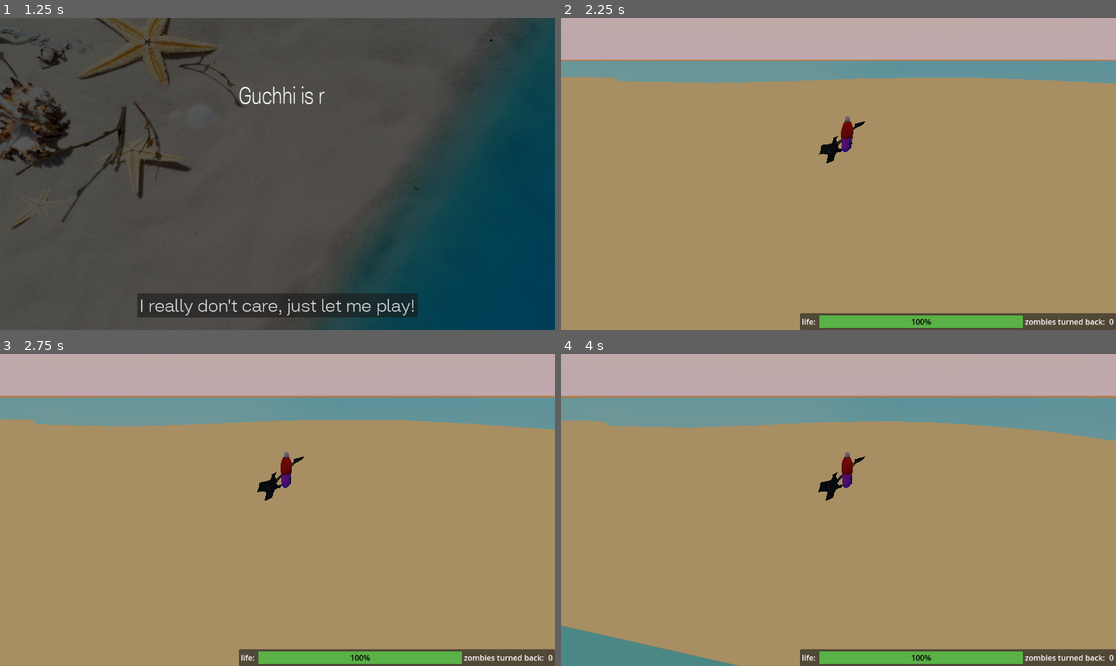
Above: before the commit, frames 1-4 (two rows, left to right).
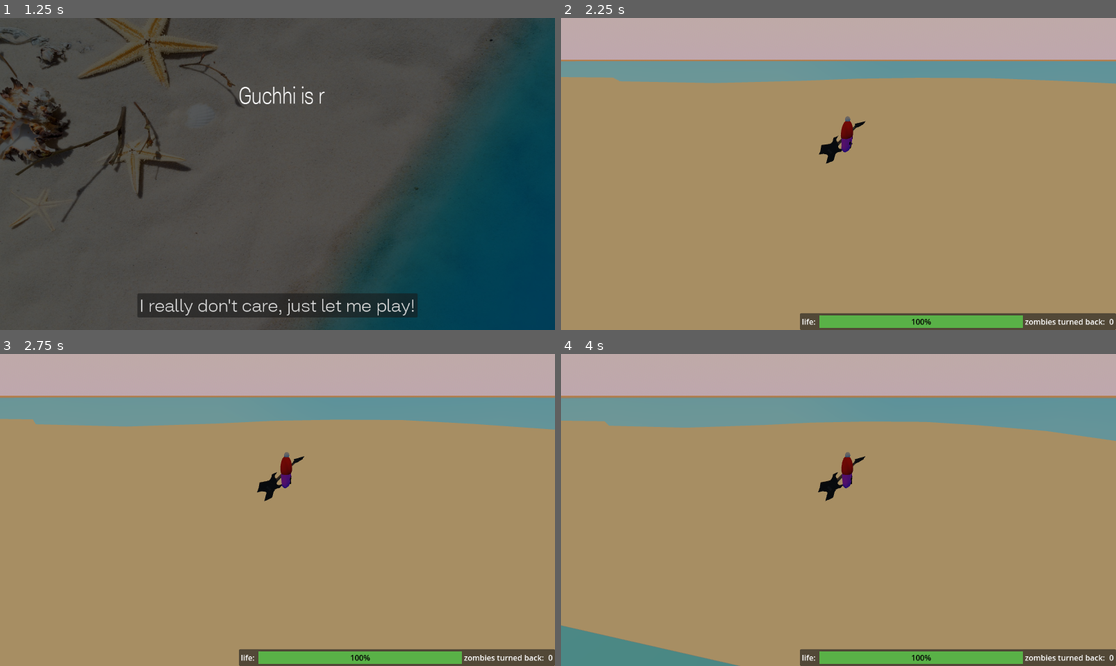
Above: after the commit, the same moments.

Repository: ChickenStorm/epic_game_jam_2023
Game: Godot game, scene res://menu/MainMenu.tscn
Two runs of this game, one before a commit and one after it. Both use one fixed random seed, a clock stepped at 60 frames per second and the inputs below. Sound files missing from this copy of the repository are replaced by a short silence.
Inputs (mouse positions are in pixels of both pictures, inside the frame that each line leads up to):
- Up to frame 1 (1.25 s): click "I want to start my super rela…" at 0.5 s
- Up to frame 2 (2.25 s): click "I really don't care, just let…" at 1.25 s; tap Enter at 2 s; move the mouse to (960, 158) at 2.02 s; press the mouse at (960, 158) at 2.03 s; hold D (move_right) from 2.03 s (still down)
- Up to frame 3 (2.75 s): keep holding D (move_right); tap Space (jump) at 2.27, 2.3, 2.57 s
- Up to frame 4 (4 s): move the mouse to (727, 525) at 2.77 s; release D (move_right) at 2.78 s; release the mouse at (727, 525) at 2.78 s; hold S (move_back) 2.78-3.53 s; tap Space (jump) at 2.85, 3.02, 3.32, 3.8 s; click (727, 525) at 3.05 s; move the mouse to (894, 441) at 3.52 s; press the mouse at (894, 441) at 3.53 s; hold D (move_right) from 3.53 s (still down)

Frame 1 is identical in both runs. In frame 2, 0.1% of the frame differs, in the area x 0-100%, y 13-47%; in frame 3, 0.1%; in frame 4, 0.2%, in the area x 1-100%, y 14-48%.

Commit message:
fixes

Diff:
--- a/main.tscn
+++ b/main.tscn
@@ -25,7 +25,7 @@
 autoplay = true
 
 [node name="Timer" type="Timer" parent="BackgroundAudioManager"]
-wait_time = 5.0
+wait_time = 0.5
 
 [node name="CanvasLayer" type="CanvasLayer" parent="."]
 
--- a/menu/GameOver.gd
+++ b/menu/GameOver.gd
@@ -3,7 +3,11 @@
 
 # Called when the node enters the scene tree for the first time.
 func _ready():
-	pass # Replace with function body.
+	$AudioStreamPlayer.connect("finished", _replay_music)
+
+
+func _replay_music():
+	$AudioStreamPlayer.play()
 
 
 # Called every frame. 'delta' is the elapsed time since the previous frame.
--- a/menu/GameOver.tscn
+++ b/menu/GameOver.tscn
@@ -1,8 +1,9 @@
-[gd_scene load_steps=4 format=3 uid="uid://ka43at5v67kj"]
+[gd_scene load_steps=5 format=3 uid="uid://ka43at5v67kj"]
 
 [ext_resource type="Script" path="res://menu/GameOver.gd" id="1_pmdpq"]
 [ext_resource type="Texture2D" uid="uid://whmefxjtna0k" path="res://menu/gladis-failure.jpg" id="2_ky6yn"]
 [ext_resource type="FontFile" uid="uid://b2fjsai516wbi" path="res://menu/SalmaAlfasans-Light.otf" id="3_xp0o6"]
+[ext_resource type="AudioStream" uid="uid://pu6h2diag8j8" path="res://resources/audio/FUNK_Mix.mp3" id="4_bpi3c"]
 
 [node name="GameOver" type="Control"]
 layout_mode = 3
@@ -107,5 +108,10 @@
 theme_override_font_sizes/font_size = 36
 text = "Byeeee"
 
+[node name="AudioStreamPlayer" type="AudioStreamPlayer" parent="."]
+stream = ExtResource("4_bpi3c")
+volume_db = -4.0
+autoplay = true
+
 [connection signal="pressed" from="Retry" to="." method="_on_retry_pressed"]
 [connection signal="pressed" from="Quit" to="." method="_on_quit_pressed"]
--- a/menu/GameSuccess.gd
+++ b/menu/GameSuccess.gd
@@ -3,8 +3,11 @@
 
 # Called when the node enters the scene tree for the first time.
 func _ready():
-	pass # Replace with function body.
+	$AudioStreamPlayer.connect("finished", _replayer_music)
 
+
+func _replayer_music():
+	$AudioStreamPlayer.play()
 
 # Called every frame. 'delta' is the elapsed time since the previous frame.
 func _process(delta):
--- a/menu/GameSuccess.tscn
+++ b/menu/GameSuccess.tscn
@@ -1,8 +1,9 @@
-[gd_scene load_steps=4 format=3 uid="uid://dkap6n3pck3ui"]
+[gd_scene load_steps=5 format=3 uid="uid://dkap6n3pck3ui"]
 
 [ext_resource type="Script" path="res://menu/GameSuccess.gd" id="1_37bfy"]
 [ext_resource type="Texture2D" uid="uid://cp6s2so28epqr" path="res://menu/gladis-success.jpg" id="2_ek2h2"]
 [ext_resource type="FontFile" uid="uid://b2fjsai516wbi" path="res://menu/SalmaAlfasans-Light.otf" id="3_foc1v"]
+[ext_resource type="AudioStream" uid="uid://bxvnnti15wv7s" path="res://resources/audio/METAL_Mix.mp3" id="4_0igom"]
 
 [node name="GameSuccess" type="Control"]
 layout_mode = 3
@@ -89,4 +90,9 @@
 theme_override_font_sizes/font_size = 36
 text = "Back main menu"
 
+[node name="AudioStreamPlayer" type="AudioStreamPlayer" parent="."]
+stream = ExtResource("4_0igom")
+volume_db = -4.0
+autoplay = true
+
 [connection signal="pressed" from="BackToMain" to="." method="_on_back_to_main_pressed"]
--- a/menu/MainMenu.gd
+++ b/menu/MainMenu.gd
@@ -1,12 +1,15 @@
 extends Node
 
 
-# Called when the node enters the scene tree for the first time.
 func _ready():
 	$VBoxContainer/Start.grab_focus()
+	$AudioStreamPlayer.connect("finished", _replay_music)
 
 
-# Called every frame. 'delta' is the elapsed time since the previous frame.
+func _replay_music():
+	$AudioStreamPlayer.play()
+
+
 func _process(delta):
 	pass
 
--- a/menu/MainMenu.tscn
+++ b/menu/MainMenu.tscn
@@ -1,8 +1,9 @@
-[gd_scene load_steps=4 format=3 uid="uid://dymuupdm565uk"]
+[gd_scene load_steps=5 format=3 uid="uid://dymuupdm565uk"]
 
 [ext_resource type="Script" path="res://menu/MainMenu.gd" id="1_bd3cy"]
 [ext_resource type="FontFile" uid="uid://b2fjsai516wbi" path="res://menu/SalmaAlfasans-Light.otf" id="2_8rei5"]
 [ext_resource type="Texture2D" uid="uid://c50rvf2lk582g" path="res://menu/beach.jpg" id="3_v6xri"]
+[ext_resource type="AudioStream" uid="uid://pu6h2diag8j8" path="res://resources/audio/FUNK_Mix.mp3" id="4_s3cwh"]
 
 [node name="MainMenu" type="Control"]
 layout_mode = 3
@@ -53,5 +54,10 @@
 texture = ExtResource("3_v6xri")
 expand_mode = 1
 
+[node name="AudioStreamPlayer" type="AudioStreamPlayer" parent="."]
+stream = ExtResource("4_s3cwh")
+volume_db = -4.0
+autoplay = true
+
 [connection signal="pressed" from="VBoxContainer/Start" to="." method="_on_start_pressed"]
 [connection signal="pressed" from="VBoxContainer/Quit" to="." method="_on_quit_pressed"]
--- a/menu/story/StoryIntro.gd
+++ b/menu/story/StoryIntro.gd
@@ -19,6 +19,11 @@
 func _ready():
 	start_dialogue()
 	$Start.hide()
+	$AudioStreamPlayer.connect("finished", _replay_music)
+
+
+func _replay_music():
+	$AudioStreamPlayer.play()
 
 
 func start_dialogue():
--- a/menu/story/StoryIntro.tscn
+++ b/menu/story/StoryIntro.tscn
@@ -1,8 +1,9 @@
-[gd_scene load_steps=4 format=3 uid="uid://bfw3w77r7lynn"]
+[gd_scene load_steps=5 format=3 uid="uid://bfw3w77r7lynn"]
 
 [ext_resource type="Script" path="res://menu/story/StoryIntro.gd" id="1_0njer"]
 [ext_resource type="FontFile" uid="uid://b2fjsai516wbi" path="res://menu/SalmaAlfasans-Light.otf" id="2_1m31l"]
 [ext_resource type="Texture2D" uid="uid://c50rvf2lk582g" path="res://menu/beach.jpg" id="3_btd8q"]
+[ext_resource type="AudioStream" uid="uid://pu6h2diag8j8" path="res://resources/audio/FUNK_Mix.mp3" id="4_uauuj"]
 
 [node name="StoryIntro" type="Control"]
 layout_mode = 3
@@ -88,6 +89,11 @@
 mouse_filter = 2
 color = Color(0, 0, 0, 0.65098)
 
+[node name="AudioStreamPlayer" type="AudioStreamPlayer" parent="."]
+stream = ExtResource("4_uauuj")
+volume_db = -4.0
+autoplay = true
+
 [connection signal="timeout" from="NextChar" to="." method="_on_next_char_timeout"]
 [connection signal="timeout" from="NextMsg" to="." method="_on_next_msg_timeout"]
 [connection signal="pressed" from="Start" to="." method="_on_start_pressed"]
--- a/project.godot
+++ b/project.godot
@@ -13,7 +13,13 @@
 config/name="Owner avatarepic_game_jam_2023"
 run/main_scene="res://menu/MainMenu.tscn"
 config/features=PackedStringArray("4.0", "Forward Plus")
+boot_splash/show_image=false
+boot_splash/image="res://menu/beach.jpg"
 config/icon="res://icon.svg"
+
+[display]
+
+window/size/mode=2
 
 [input]
 
@@ -48,3 +54,9 @@
 "events": [Object(InputEventKey,"resource_local_to_scene":false,"resource_name":"","device":-1,"window_id":0,"alt_pressed":false,"shift_pressed":false,"ctrl_pressed":false,"meta_pressed":false,"pressed":false,"keycode":0,"physical_keycode":83,"key_label":0,"unicode":115,"echo":false,"script":null)
 ]
 }
+
+[rendering]
+
+anti_aliasing/quality/msaa_2d=1
+anti_aliasing/quality/msaa_3d=1
+anti_aliasing/quality/screen_space_aa=1
--- a/weapon/weapon.gd
+++ b/weapon/weapon.gd
@@ -11,7 +11,7 @@
 	set = set_angle
 
 @onready var range_area = $Range
-
+@onready var attractor = $GPUParticlesAttractorBox3D
 
 func _ready():
 	scale_range()
@@ -23,7 +23,7 @@
 
 
 func attack():
-	$CPUParticles3D.emitting = true
+	$GPUParticles3D.emitting = true
 	for node in range_area.get_overlapping_bodies():
 		if node is Zombie:
 			node.currentHealth -= damage
--- a/weapon/weapon.tscn
+++ b/weapon/weapon.tscn
@@ -1,10 +1,20 @@
-[gd_scene load_steps=5 format=3 uid="uid://cal7tiyimf2vu"]
+[gd_scene load_steps=7 format=3 uid="uid://cal7tiyimf2vu"]
 
 [ext_resource type="Script" path="res://weapon/weapon.gd" id="1_va6k0"]
 [ext_resource type="ArrayMesh" uid="uid://brltjr87rrprv" path="res://weapon/GuitareTr0pD4rk.obj" id="2_l0md2"]
 [ext_resource type="Material" uid="uid://g47xmv3b1en1" path="res://weapon/metal.tres" id="3_oxon2"]
 
 [sub_resource type="TextMesh" id="TextMesh_60et6"]
+material = ExtResource("3_oxon2")
+text = "🎶"
+
+[sub_resource type="ParticleProcessMaterial" id="ParticleProcessMaterial_3nokl"]
+spread = 40.0
+flatness = 0.4
+initial_velocity_min = 10.0
+initial_velocity_max = 10.0
+
+[sub_resource type="TextMesh" id="TextMesh_u2gn5"]
 material = ExtResource("3_oxon2")
 text = "🎶"
 
@@ -28,6 +38,7 @@
 mesh = ExtResource("2_l0md2")
 
 [node name="CPUParticles3D" type="CPUParticles3D" parent="."]
+visible = false
 emitting = false
 amount = 40
 one_shot = true
@@ -36,5 +47,21 @@
 mesh = SubResource("TextMesh_60et6")
 flatness = 0.4
 gravity = Vector3(0, -4, 0)
-initial_velocity_min = 5.0
-initial_velocity_max = 5.0
+initial_velocity_min = 15.0
+initial_velocity_max = 15.0
+
+[node name="GPUParticles3D" type="GPUParticles3D" parent="."]
+emitting = false
+amount = 40
+one_shot = true
+explosiveness = 0.5
+randomness = 0.5
+fixed_fps = 60
+process_material = SubResource("ParticleProcessMaterial_3nokl")
+draw_pass_1 = SubResource("TextMesh_u2gn5")
+
+[node name="GPUParticlesAttractorBox3D" type="GPUParticlesAttractorBox3D" parent="."]
+transform = Transform3D(-4.37114e-08, 0, -1, 0, 1, 0, 1, 0, -4.37114e-08, 0, 0, 0)
+strength = 20.0
+directionality = 1.0
+size = Vector3(8, 8, 8)
--- a/world/decoration/tree.tscn
+++ b/world/decoration/tree.tscn
@@ -48,5 +48,5 @@
 [node name="StaticBody3D" type="StaticBody3D" parent="."]
 
 [node name="CollisionShape3D" type="CollisionShape3D" parent="StaticBody3D"]
-transform = Transform3D(1, 0, 0, 0, 1, 0, 0, 0, 1, 0, -0.0625002, 0)
+transform = Transform3D(1, 0, 0, 0, 1, 0, 0, 0, 1, 0, -0.125, 0)
 shape = SubResource("CylinderShape3D_k11mh")
--- a/world/island.gd
+++ b/world/island.gd
@@ -90,8 +90,14 @@
 	current_spawner.append(p_spawn)
 	add_child(p_spawn)
 
+
+
 	while current_difficulty < target_diff:
-		var node = SPAWNER[rng.randi_range(0, SPAWNER.size()-1)].instantiate()
+		var node
+		if current_spawner.size() < SPAWNER.size():
+			node = SPAWNER[current_spawner.size()].instantiate()
+		else:
+			node = SPAWNER[rng.randi_range(0, SPAWNER.size()-1)].instantiate()
 		node._generate(level)
 		add_child(node)
 		var pos = random_position()
--- a/world/logic/tree_spawner.gd
+++ b/world/logic/tree_spawner.gd
@@ -21,10 +21,10 @@
 			y = rng.randf_range(-range, range)
 			ok_pos = true
 			for z in array_z:
-				if z.distance_to(Vector3(x, 4, y)) <= 1:
+				if z.distance_to(Vector3(x, 3, y)) <= 1:
 					ok_pos = false
 					break
-		array_z.append(Vector3(x, 4, y))
+		array_z.append(Vector3(x, 3, y))
 	for v in array_z:
 		var node = TREE.instantiate()
 		node.position = position + v
--- a/world/logic/wall_spawner.tscn
+++ b/world/logic/wall_spawner.tscn
@@ -1,6 +1,7 @@
-[gd_scene load_steps=3 format=3 uid="uid://bkwrlenxv41jk"]
+[gd_scene load_steps=4 format=3 uid="uid://bkwrlenxv41jk"]
 
 [ext_resource type="Script" path="res://world/logic/wall_spawner.gd" id="1_1t6kv"]
+[ext_resource type="PackedScene" uid="uid://c6qlso3ds0ort" path="res://world/decoration/ZombieHead.tscn" id="2_f4uda"]
 
 [sub_resource type="SphereShape3D" id="SphereShape3D_1obwr"]
 
@@ -14,3 +15,21 @@
 transform = Transform3D(1, 0, 0, 0, 1, 0, 0, 0, 1, 0, 1, 0)
 use_collision = true
 size = Vector3(10, 6, 1)
+
+[node name="Node3D" parent="." instance=ExtResource("2_f4uda")]
+transform = Transform3D(0.819152, 0, 0.573576, 0, 1, 0, -0.573576, 0, 0.819152, 4.6, 4, 0)
+
+[node name="Node3D5" parent="." instance=ExtResource("2_f4uda")]
+transform = Transform3D(-0.819152, -2.28299e-08, 0.573576, -0.242404, 0.906308, -0.346189, -0.519837, -0.422618, -0.742404, -1.9, 4, 0)
+
+[node name="Node3D3" parent="." instance=ExtResource("2_f4uda")]
+transform = Transform3D(0.98106, 0.173648, 0.0858316, -0.172987, 0.984808, -0.0151344, -0.0871557, 0, 0.996195, 1.7, 4, 0)
+
+[node name="Node3D2" parent="." instance=ExtResource("2_f4uda")]
+transform = Transform3D(-0.707107, 0, 0.707107, 0.122788, 0.984808, 0.122788, -0.696364, 0.173648, -0.696364, 3.3, 4, -0.3)
+
+[node name="Node3D4" parent="." instance=ExtResource("2_f4uda")]
+transform = Transform3D(-0.992404, 0.122788, 0.00759608, 0.122788, 0.984808, 0.122788, 0.00759614, 0.122788, -0.992404, -0.1, 4, 0)
+
+[node name="Node3D6" parent="." instance=ExtResource("2_f4uda")]
+transform = Transform3D(-0.956005, 0.291932, 0.0288026, 0.293252, 0.948524, 0.119603, 0.00759614, 0.122788, -0.992404, -4.5, 4, 0)
--- a/world/player/state/Idle.gd
+++ b/world/player/state/Idle.gd
@@ -28,8 +28,10 @@
 	_parent.move_acceleration = move_acceleration
 	_parent.move_speed = move_speed
 	#skin.transition_to(skin.States.IDLE)
+	player.weapon.attractor.visible = false
 	_parent.enter()
 
 
 func exit() -> void:
+	player.weapon.attractor.visible = true
 	_parent.exit()
--- a/zombie/Attack.gd
+++ b/zombie/Attack.gd
@@ -9,4 +9,5 @@
 	zombie.look_at(target.global_position)
 	zombie.rotation.x = initial_rotation.x
 	zombie.rotation.z = initial_rotation.z
-	zombie.translate(Vector3(0,0,delta * -5))
+	zombie.velocity = Vector3(0,0,-5).rotated(Vector3.UP, initial_rotation.y)
+	zombie.move_and_slide()
--- a/zombie/Roam.gd
+++ b/zombie/Roam.gd
@@ -12,9 +12,11 @@
 	if time_since_action >= action_interval:
 		time_since_action = 0
 		set_target()
+		zombie.velocity = Vector3.ZERO
 	else:
 		zombie.rotation.y = lerp_angle(zombie.rotation.y, angle, delta * 30)
-		zombie.translate(Vector3(0,0,delta * speed))
+		zombie.velocity = Vector3(0, 0, - speed).rotated(Vector3.UP, zombie.rotation.y)
+	zombie.move_and_slide()
 
 
 func set_target():
--- a/zombie/zombie.gd
+++ b/zombie/zombie.gd
@@ -16,8 +16,14 @@
 	$ZombieForm.visible = true
 	$ChrysalidForm.visible = false
 
+	# we remove watery zombies
+	await get_tree().process_frame
+	if $"../../Area3D".overlaps_body(self):
+		queue_free()
+
 func _process(delta):
 	pass
+
 
 func death():
 	if not is_dead:
Not shown, changed: locales/en.po
Not shown, changed: locales/fr.po
Not shown, changed: locales/translation.pot
Not shown: 1 places in world/Island.tscn that only renumber resources
Not shown: 1 places in world/world.tscn that only renumber resources
